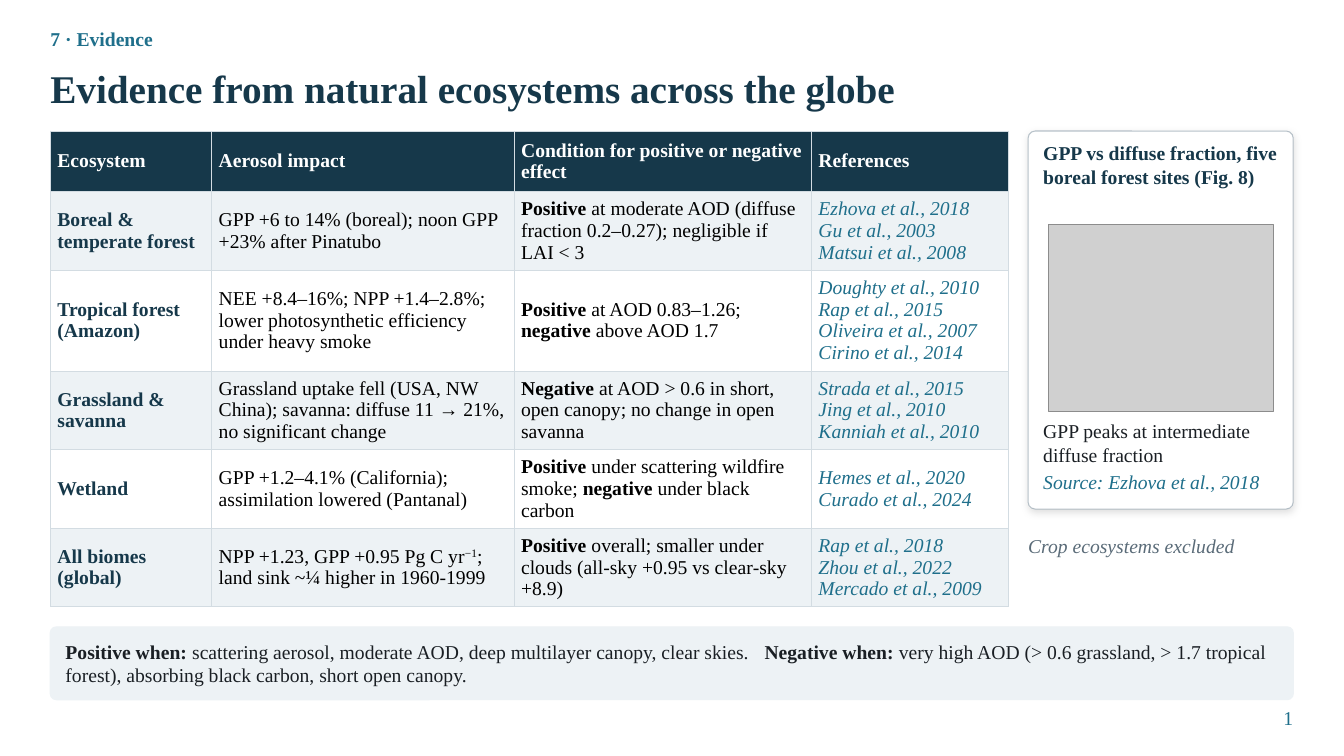
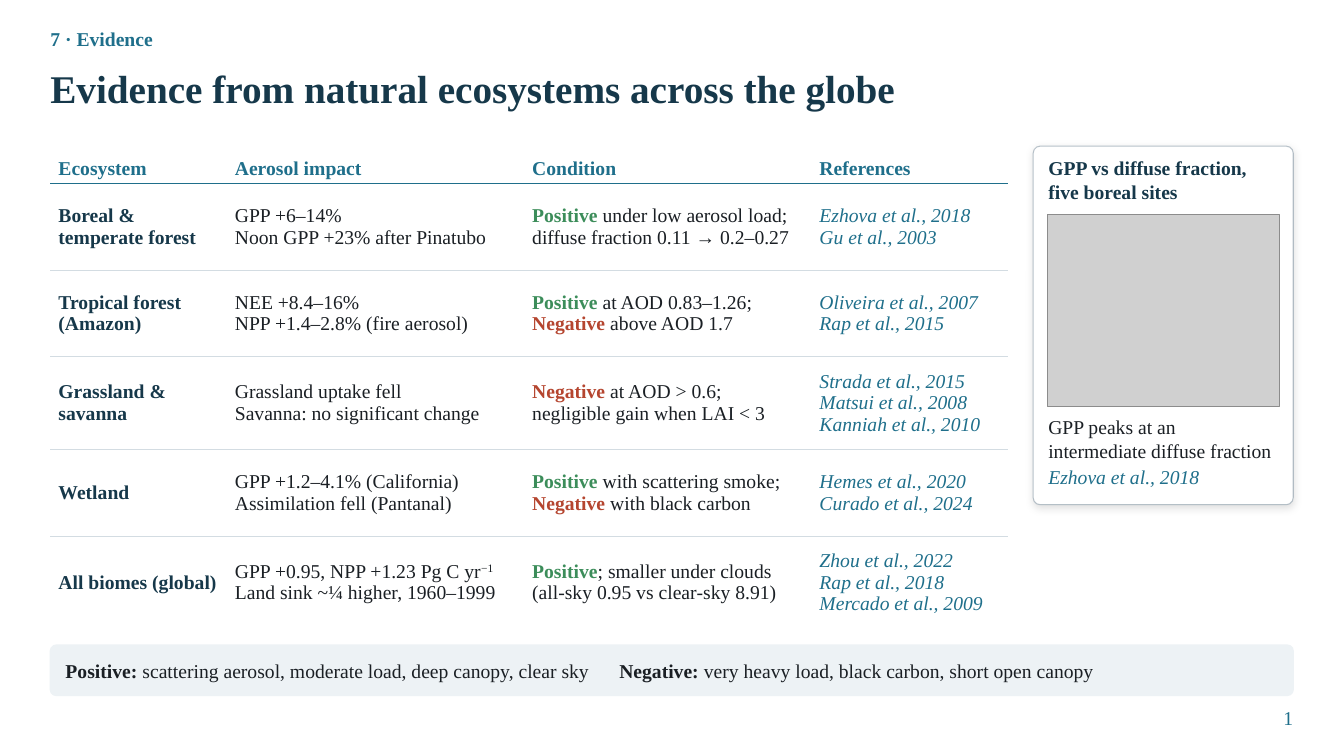
Before and after one commit to animesh270799-ctrl/meta, a slide deck: slide 1 of seminar/Natural_ecosystem_evidence_grouped.pptx. Drawn at 1344x756 pixels with LibreOffice and Linux fonts; fonts in the diff are those of the drawing; grey boxes stand for pictures. Boxes give left, top, right and bottom in pixels: in the first picture for what was removed or moved away, otherwise in the second. Text is boxed around its words. In the diff, an @@ line names an element or a change of style, - is before the commit and + after.

```diff
--- a/seminar/Natural_ecosystem_evidence_grouped.pptx
+++ b/seminar/Natural_ecosystem_evidence_grouped.pptx
@@ table at <box>50,141,1008,617</box> @@
-row 1, column 3: Condition for positive or negative effect
+row 1, column 3: Condition
-row 2: Boreal & temperate forest | GPP +6 to 14% (boreal); noon GPP +23% after Pinatubo | Positive at moderate AOD (diffuse fraction 0.2–0.27); negligible if LAI < 3 | Ezhova et al., 2018 / Gu et al., 2003 / Matsui et al., 2008
+row 2: Boreal & temperate forest | GPP +6–14% / Noon GPP +23% after Pinatubo | Positive under low aerosol load; diffuse fraction 0.11 → 0.2–0.27 | Ezhova et al., 2018 / Gu et al., 2003
-row 3: Tropical forest (Amazon) | NEE +8.4–16%; NPP +1.4–2.8%; lower photosynthetic efficiency under heavy smoke | Positive at AOD 0.83–1.26; negative above AOD 1.7 | Doughty et al., 2010 / Rap et al., 2015 / Oliveira et al., 2007 / Cirino et al., 2014
+row 3: Tropical forest (Amazon) | NEE +8.4–16% / NPP +1.4–2.8% (fire aerosol) | Positive at AOD 0.83–1.26; Negative above AOD 1.7 | Oliveira et al., 2007 / Rap et al., 2015
-row 4: Grassland & savanna | Grassland uptake fell (USA, NW China); savanna: diffuse 11 → 21%, no significant change | Negative at AOD > 0.6 in short, open canopy; no change in open savanna | Strada et al., 2015 / Jing et al., 2010 / Kanniah et al., 2010
+row 4: Grassland & savanna | Grassland uptake fell / Savanna: no significant change | Negative at AOD > 0.6; negligible gain when LAI < 3 | Strada et al., 2015 / Matsui et al., 2008 / Kanniah et al., 2010
-row 5, column 2: GPP +1.2–4.1% (California); assimilation lowered (Pantanal)
+row 5, column 2: GPP +1.2–4.1% (California) / Assimilation fell (Pantanal)
-row 5, column 3: Positive under scattering wildfire smoke; negative under black carbon
+row 5, column 3: Positive with scattering smoke; Negative with black carbon
-row 6: All biomes (global) | NPP +1.23, GPP +0.95 Pg C yr−1; land sink ~¼ higher in 1960‑1999 | Positive overall; smaller under clouds (all‑sky +0.95 vs clear‑sky +8.9) | Rap et al., 2018 / Zhou et al., 2022 / Mercado et al., 2009
+row 6: All biomes (global) | GPP +0.95, NPP +1.23 Pg C yr−1 / Land sink ~¼ higher, 1960–1999 | Positive; smaller under clouds (all‑sky 0.95 vs clear‑sky 8.91) | Zhou et al., 2022 / Rap et al., 2018 / Mercado et al., 2009
@@ fill #16384A to none in row 1 @@
@@ fill #EDF2F5 to none in 12 cells @@
@@ fill #FFFFFF to none in 8 cells @@
@@ text colour #FFFFFF to #1F6F8B in "Ecosystem", "Aerosol impact", "References" @@
@@ borders changed @@
@@ table: place and size @@
-table at <box>50,131,1008,603</box>
+table at <box>50,141,1008,617</box>
@@ rounded rectangle: place and size @@
-rounded rectangle at <box>1028,131,1294,509</box>
+rounded rectangle at <box>1033,146,1294,505</box>
@@ text at <box>1048,161,1246,200</box>: text changed @@
-GPP vs diffuse fraction, five boreal forest sites (Fig. 8)
+GPP vs diffuse fraction, five boreal sites
@@ picture: place and size @@
-picture at <box>1049,225,1273,411</box>
+picture at <box>1048,215,1279,407</box>
@@ text at <box>1048,420,1271,459</box>: text changed @@
-GPP peaks at intermediate diffuse fraction
+GPP peaks at an intermediate diffuse fraction
@@ text at <box>1048,470,1199,487</box>: text changed @@
-Source: Ezhova et al., 2018
+Ezhova et al., 2018
@@ text removed at <box>1028,539,1235,557</box> @@
-Crop ecosystems excluded
@@ rounded rectangle: place and size @@
-rounded rectangle at <box>50,627,1294,700</box>
+rounded rectangle at <box>50,645,1294,696</box>
@@ rounded rectangle at <box>50,645,1294,696</box>: proportions changed @@
@@ text at <box>65,664,1094,683</box>: text changed @@
-Positive when: scattering aerosol, moderate AOD, deep multilayer canopy, clear skies. Negative when: very high AOD (> 0.6 grassland, > 1.7 tropical forest), absorbing black carbon, short open canopy.
+Positive: scattering aerosol, moderate load, deep canopy, clear sky Negative: very heavy load, black carbon, short open canopy
```
